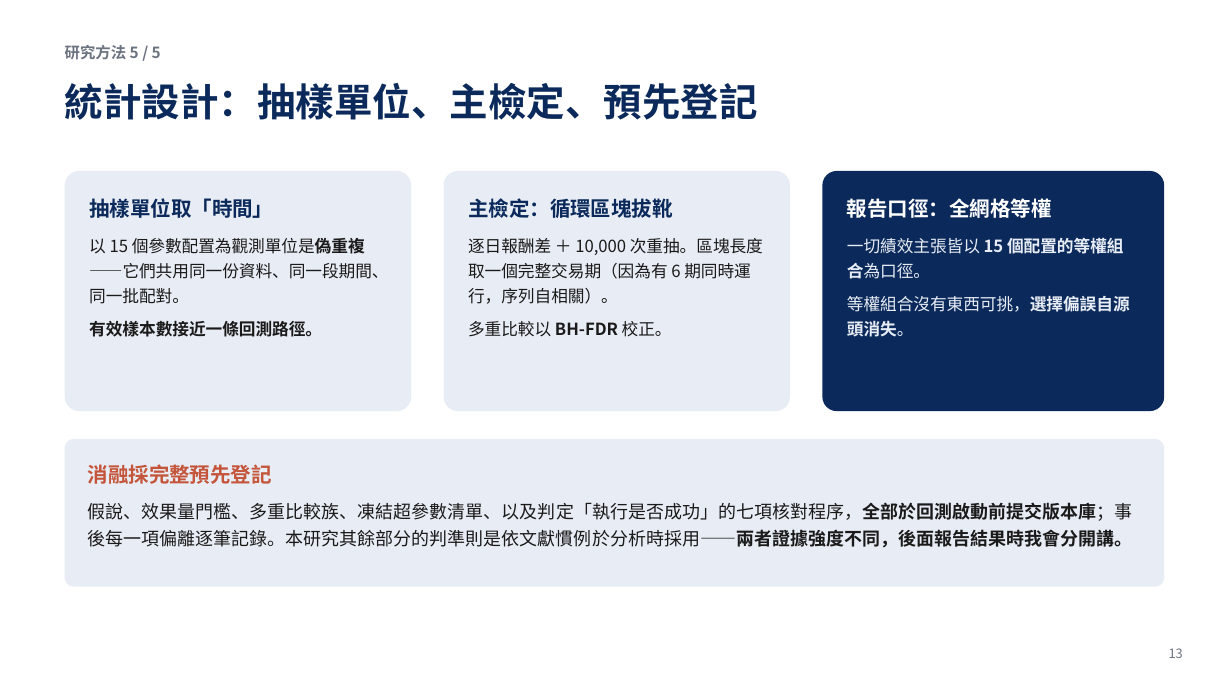
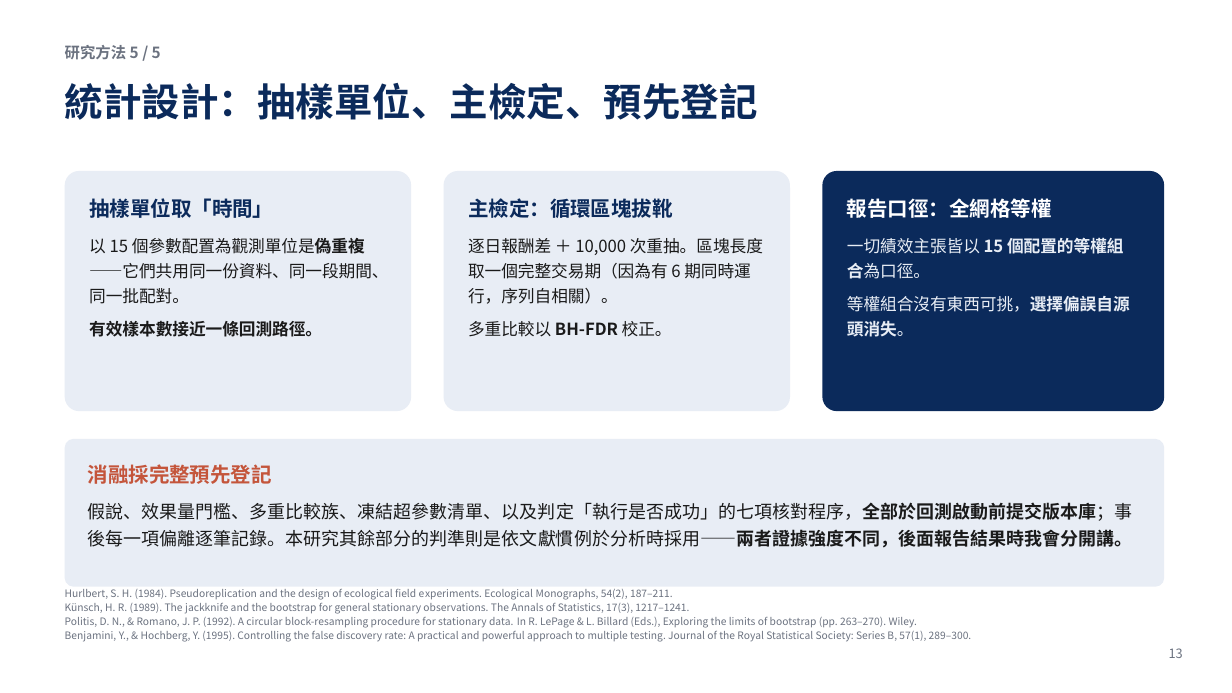
Before and after one commit to LerajieAsta/pairtrade_trainingproject, a slide deck: slide 13 of thesis/口試簡報.pptx. Drawn at 1232x693 pixels with LibreOffice and Linux fonts; fonts in the diff are those of the drawing. Boxes give left, top, right and bottom in pixels: in the first picture for what was removed or moved away, otherwise in the second. Text is boxed around its words. In the diff, an @@ line names an element or a change of style, - is before the commit and + after.

```diff
--- a/thesis/口試簡報.pptx
+++ b/thesis/口試簡報.pptx
@@ text added at (65,589,972,642), 8 pt, text #6B7280 @@
+Hurlbert, S. H. (1984). Pseudoreplication and the design of ecological field experiments. Ecological Monographs, 54(2), 187–211.
+Künsch, H. R. (1989). The jackknife and the bootstrap for general stationary observations. The Annals of Statistics, 17(3), 1217–1241.
+Politis, D. N., & Romano, J. P. (1992). A circular block-resampling procedure for stationary data. In R. LePage & L. Billard (Eds.), Exploring the limits of bootstrap (pp. 263–270). Wiley.
+Benjamini, Y., & Hochberg, Y. (1995). Controlling the false discovery rate: A practical and powerful approach to multiple testing. Journal of the Royal Statistical Society: Series B, 57(1), 289–300.
```
Also in this commit, not shown: 10 other slides changed, 1 other file.
